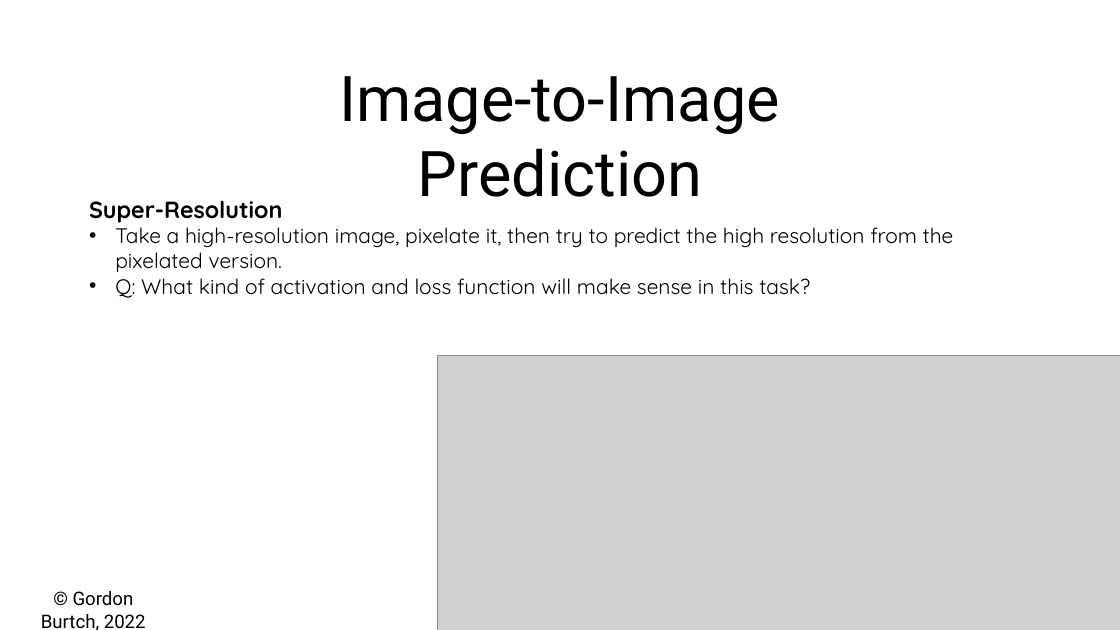
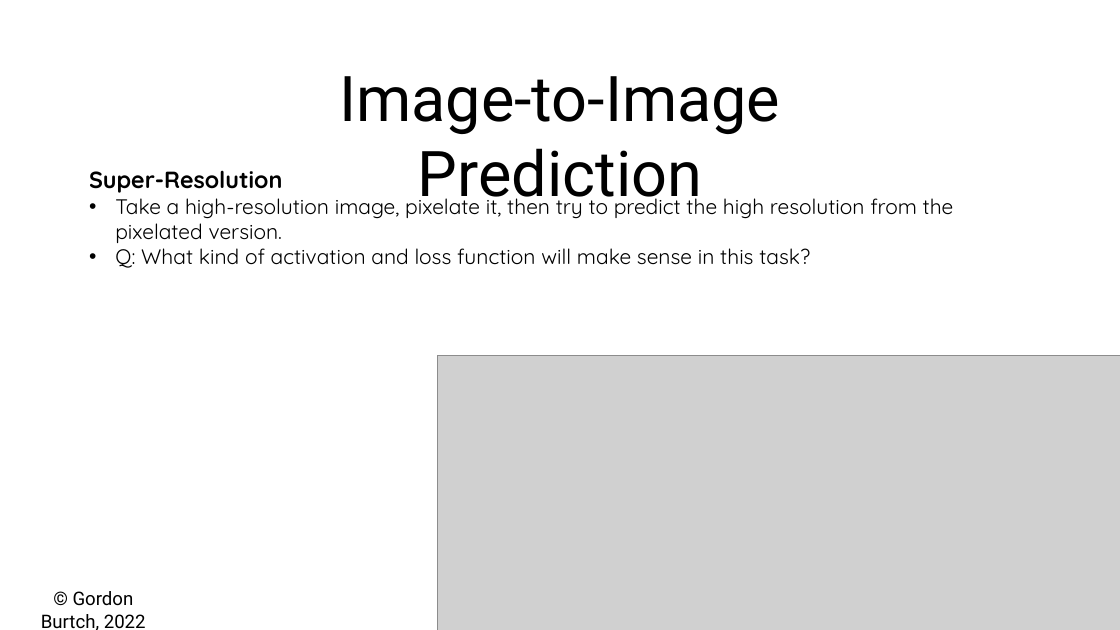
Before and after one commit to gburtch/NYU---ModernAI, a slide deck: slide 6 of Session 4-5/04 - 3 - Advanced CNNs.pptx. Drawn at 1120x630 pixels with LibreOffice and Linux fonts; fonts in the diff are those of the drawing; grey boxes stand for pictures. Boxes give left, top, right and bottom in pixels: in the first picture for what was removed or moved away, otherwise in the second. Text is boxed around its words. In the diff, an @@ line names an element or a change of style, - is before the commit and + after.

```diff
--- a/Session 4-5/04 - 3 - Advanced CNNs.pptx
+++ b/Session 4-5/04 - 3 - Advanced CNNs.pptx
@@ text "Super-Resolution": place and size @@
-text "Super-Resolution" at [89,200,954,298]
+text "Super-Resolution" at [89,170,954,268]
```
Also in this commit, not shown: 1 other slide changed, 11 other files.
